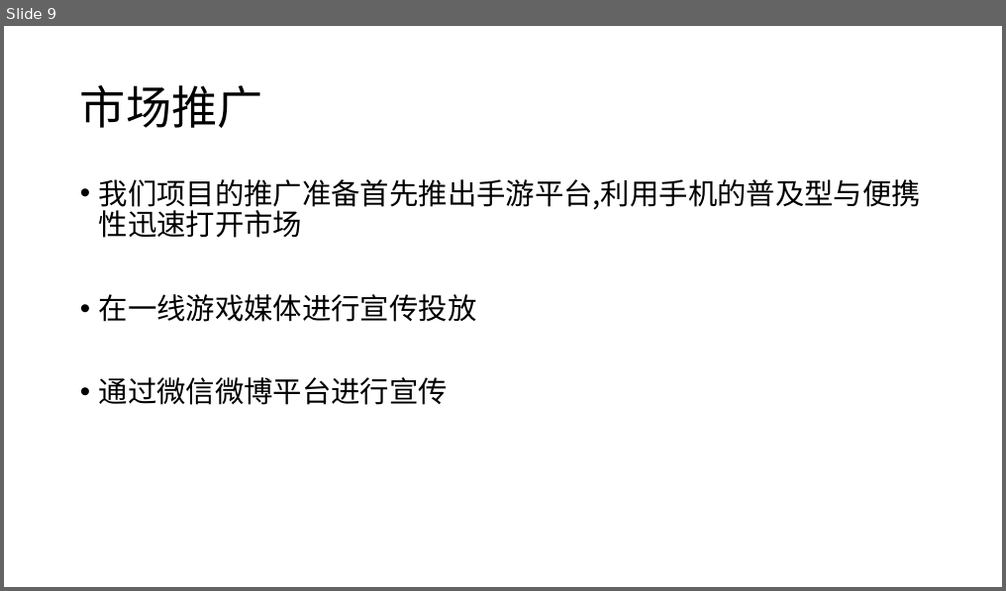
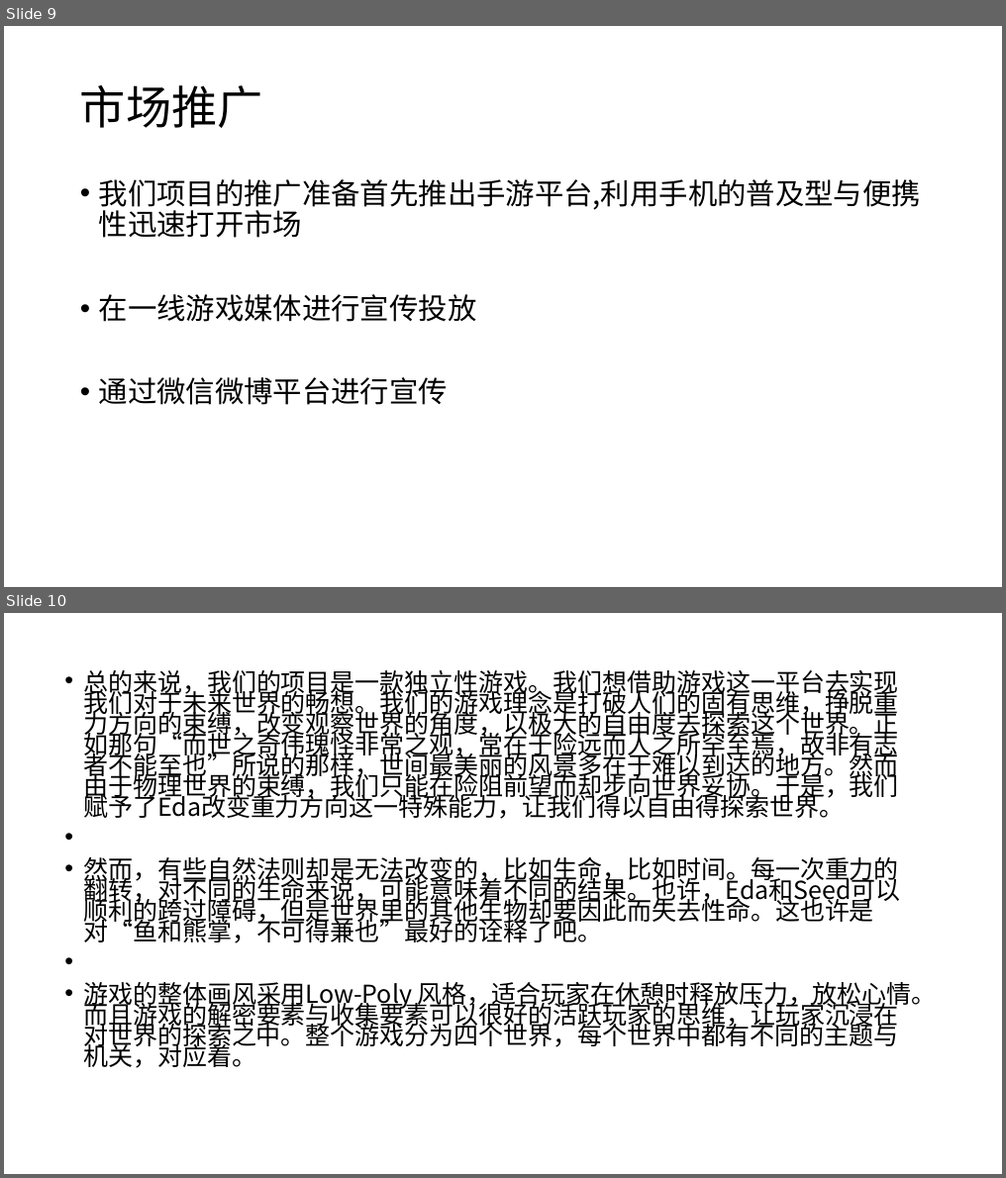
Before and after one commit to fracgames/fracgames.github.io, a slide deck: Presentation/Presentation.pptx. Shown one above the other, each under a label of ours: slide 9 before the commit, slides 9 and 10 after it. The pictures are 1006x591 and 1006x1178 pixels, drawn with LibreOffice and Linux fonts; fonts in the diff are those of the drawing. Boxes give left, top, right and bottom in pixels: in the first picture for what was removed or moved away, otherwise in the second. Text is boxed around its words. In the diff, an @@ line names an element or a change of style, - is before the commit and + after.

Commit message:
xcc

```diff
--- a/Presentation/Presentation.pptx
+++ b/Presentation/Presentation.pptx
@@ slide 10 added at (4, 613, 1002, 1174), background #FFFFFF @@
@@ text added at (83, 670, 937, 1068), 23.8 pt, text #000000 @@
+• 总的来说，我们的项目是一款独立性游戏。我们想借助游戏这一平台去实现我们对于未来世界的畅想。我们的游戏理念是打破人们的固有思维，挣脱重力方向的束缚，改变观察世界的角度，以极大的自由度去探索这个世界。正如那句“而世之奇伟瑰怪非常之观，常在于险远而人之所罕至焉，故非有志者不能至也”所说的那样，世间最美丽的风景多在于难以到达的地方。然而由于物理世界的束缚，我们只能在险阻前望而却步向世界妥协。于是，我们赋予了Eda改变重力方向这一特殊能力，让我们得以自由得探索世界。
+• 然而，有些自然法则却是无法改变的，比如生命，比如时间。每一次重力的翻转，对不同的生命来说，可能意味着不同的结果。也许，Eda和Seed可以顺利的跨过障碍，但是世界里的其他生物却要因此而失去性命。这也许是对“鱼和熊掌，不可得兼也”最好的诠释了吧。
+• 游戏的整体画风采用Low-Poly 风格，适合玩家在休憩时释放压力，放松心情。而且游戏的解密要素与收集要素可以很好的活跃玩家的思维，让玩家沉浸在对世界的探索之中。整个游戏分为四个世界，每个世界中都有不同的主题与机关，对应着。
```
